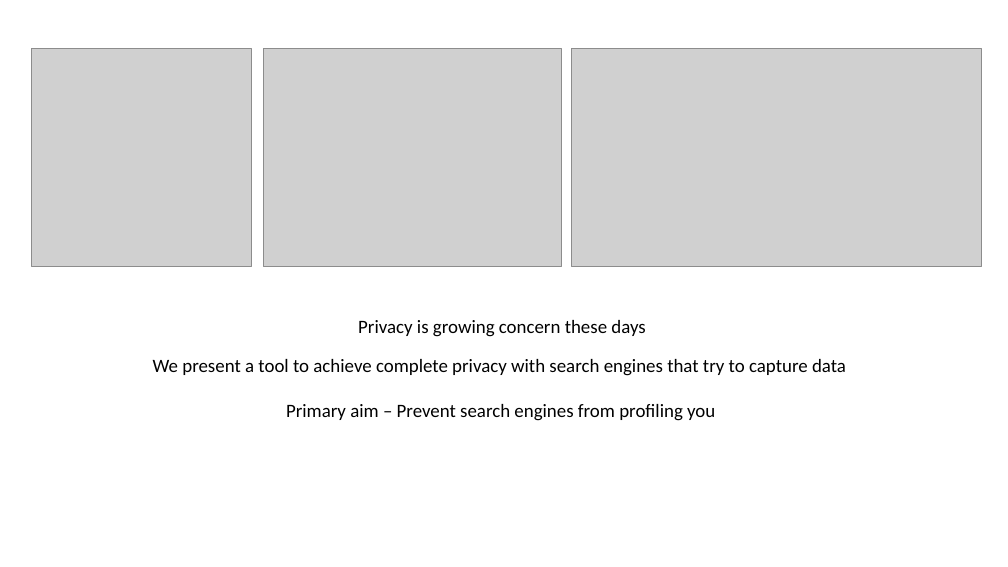
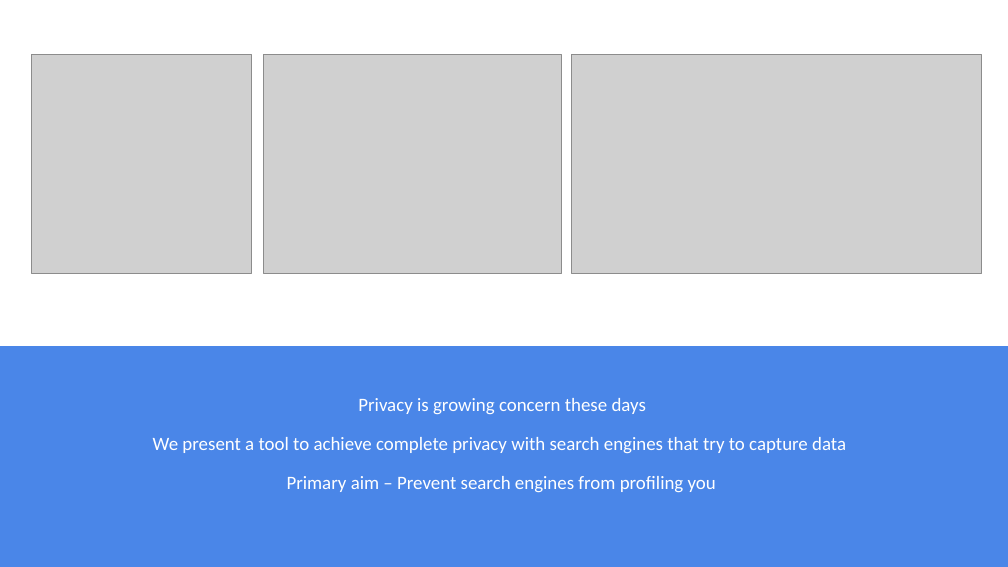
Before and after one commit to JayLohokare/who-am-I, a slide deck: slide 4 of Who am I.pptx. Drawn at 1008x567 pixels with LibreOffice and Linux fonts; fonts in the diff are those of the drawing; grey boxes stand for pictures. Boxes give left, top, right and bottom in pixels: in the first picture for what was removed or moved away, otherwise in the second. Text is boxed around its words. In the diff, an @@ line names an element or a change of style, - is before the commit and + after.

Commit message:
Updated presentaion

```diff
--- a/Who am I.pptx
+++ b/Who am I.pptx
@@ 3 pictures: place and size @@
-3 pictures at <box>32,48,982,267</box>
+3 pictures at <box>32,54,982,273</box>
@@ rectangle added at <box>0,346,1008,567</box>, fill #4A86E8 @@
@@ text colour #000000 to #FFFFFF in 3 elements at <box>287,476,716,492</box>, <box>153,437,846,453</box>, <box>358,398,646,414</box> @@
@@ text "Privacy is growing concern these ...": place and size @@
-text "Privacy is growing concern these ..." at <box>358,320,645,337</box>
+text "Privacy is growing concern these ..." at <box>358,398,646,414</box>
@@ text "We present a tool to ...": place and size @@
-text "We present a tool to ..." at <box>153,359,846,376</box>
+text "We present a tool to ..." at <box>153,437,846,453</box>
@@ text "Primary aim – Prevent search ...": place and size @@
-text "Primary aim – Prevent search ..." at <box>286,404,715,421</box>
+text "Primary aim – Prevent search ..." at <box>287,476,716,492</box>
```
Also in this commit, not shown: 19 other slides changed.
